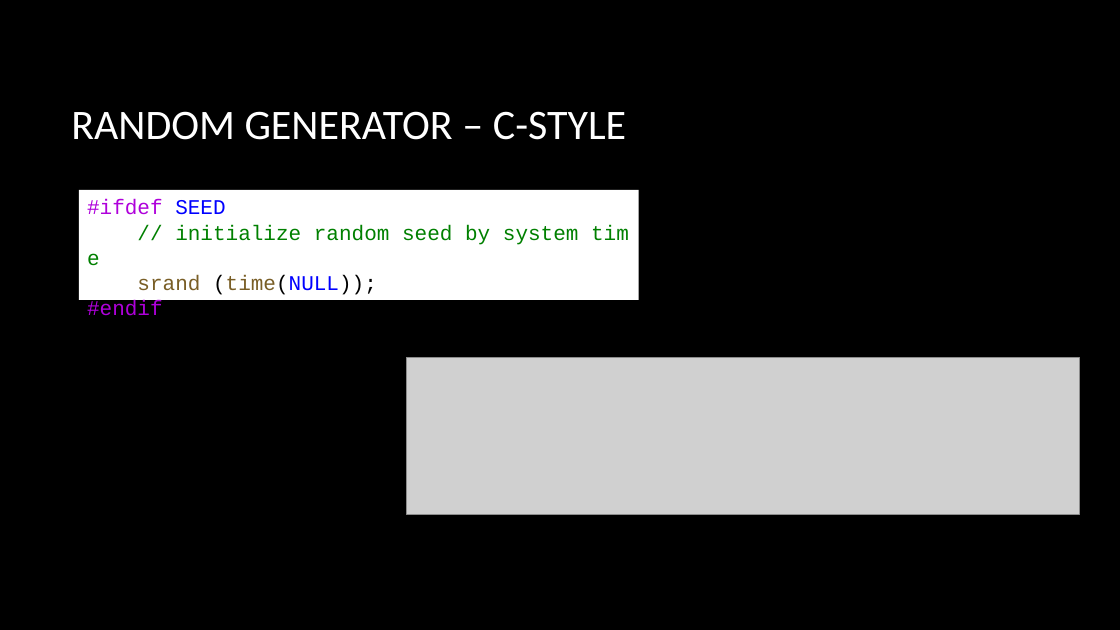
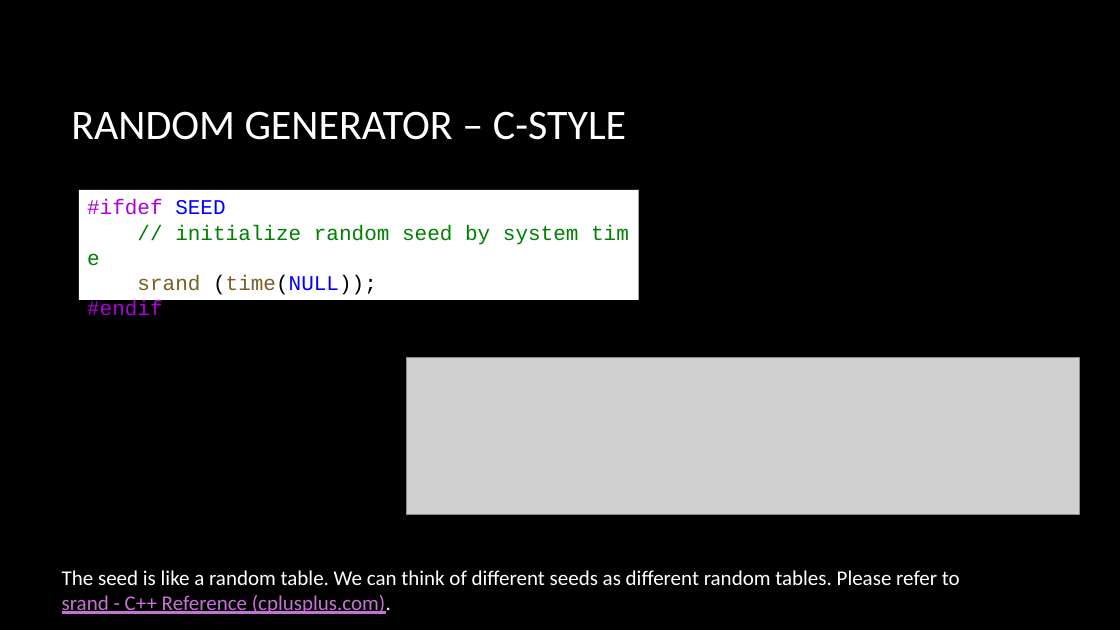
Before and after one commit to CNOCycle/cpp_tutorial, a slide deck: slide 13 of lab04-googletest/00-lab04.pptx. Drawn at 1120x630 pixels with LibreOffice and Linux fonts; fonts in the diff are those of the drawing; grey boxes stand for pictures; background and template pictures are left out. Boxes give left, top, right and bottom in pixels: in the first picture for what was removed or moved away, otherwise in the second. Text is boxed around its words. In the diff, an @@ line names an element or a change of style, - is before the commit and + after.

```diff
--- a/lab04-googletest/00-lab04.pptx
+++ b/lab04-googletest/00-lab04.pptx
@@ text added at (62,570,960,614), 18 pt, text #FFFFFF @@
+The seed is like a random table. We can think of different seeds as different random tables. Please refer to srand - C++ Reference (cplusplus.com).
```
Also in this commit, not shown: 2 other slides changed.
